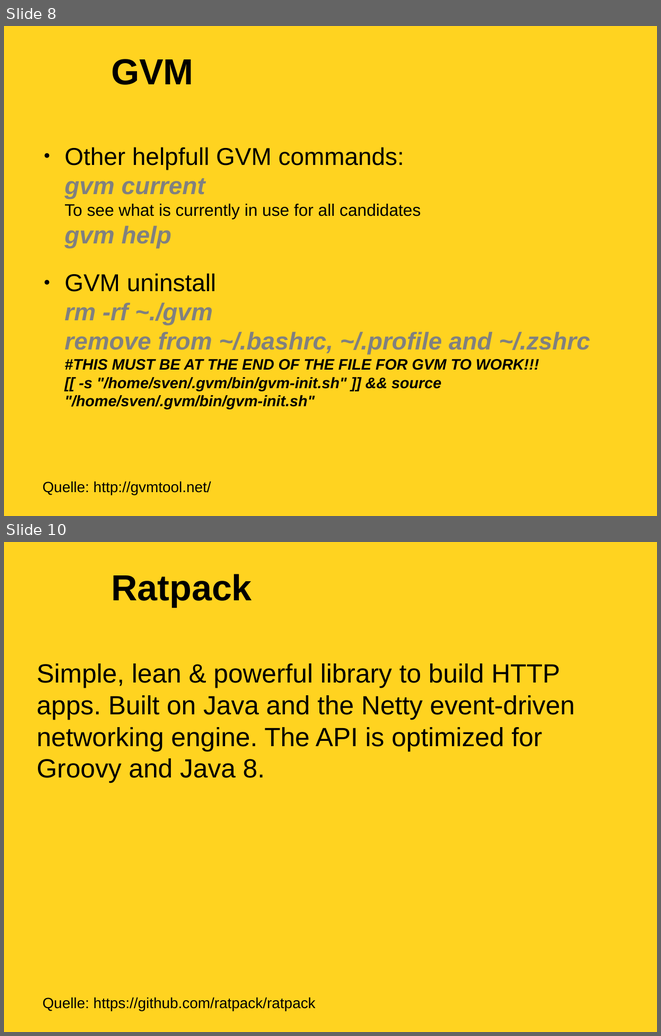
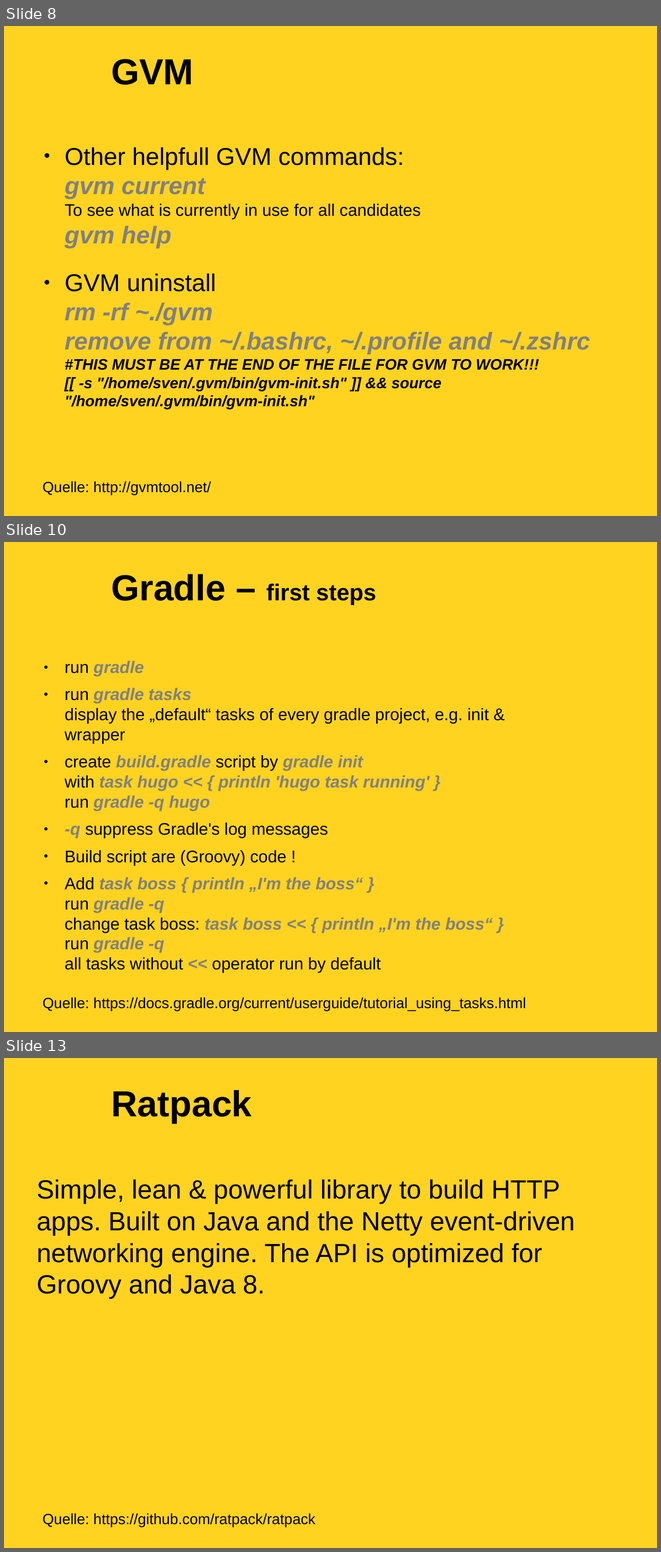
Before and after one commit to soehmann/academy, a slide deck: groovy-academy.odp. Shown one above the other, each under a label of ours: slides 8 and 10 before the commit, slides 8, 10 and 13 after it; the slides between them are not shown. The pictures are 661x1036 and 661x1552 pixels, drawn with LibreOffice and Linux fonts; fonts in the diff are those of the drawing; background and template pictures are left out. Boxes give left, top, right and bottom in pixels: in the first picture for what was removed or moved away, otherwise in the second. Text is boxed around its words. In the diff, an @@ line names an element or a change of style, - is before the commit and + after.

Commit message:
Aktualisiert Gradle Part

```diff
--- a/groovy-academy.odp
+++ b/groovy-academy.odp
@@ slide 10 added at (x1=4, y1=542, x2=657, y2=1032), background #FFD320 @@
@@ title added at (x1=111, y1=574, x2=376, y2=605), 28 pt, text #000000, bold @@
+Gradle – first steps
@@ text added at (x1=64, y1=661, x2=493, y2=972), 20.4 pt, text #000000 @@
+● run gradle
+● run gradle tasks
+  display the „default“ tasks of every gradle project, e.g. init & wrapper
+● create build.gradle script by gradle init
+  with task hugo << { println 'hugo task running' }
+  run gradle -q hugo
+● -q suppress Gradle's log messages
+● Build script are (Groovy) code !
+● Add task boss { println „I'm the boss“ }
+  run gradle -q
+  change task boss: task boss << { println „I'm the boss“ }
+  run gradle -q
+  all tasks without << operator run by default
@@ text added at (x1=43, y1=997, x2=526, y2=1011), 18 pt, text #000000 @@
+Quelle: https://docs.gradle.org/current/userguide/tutorial_using_tasks.html
@@ what was slide 10 is now slide 13 @@
```
Also in this commit, not shown: 1 slide changed, 2 other slides added, 1 other file.
